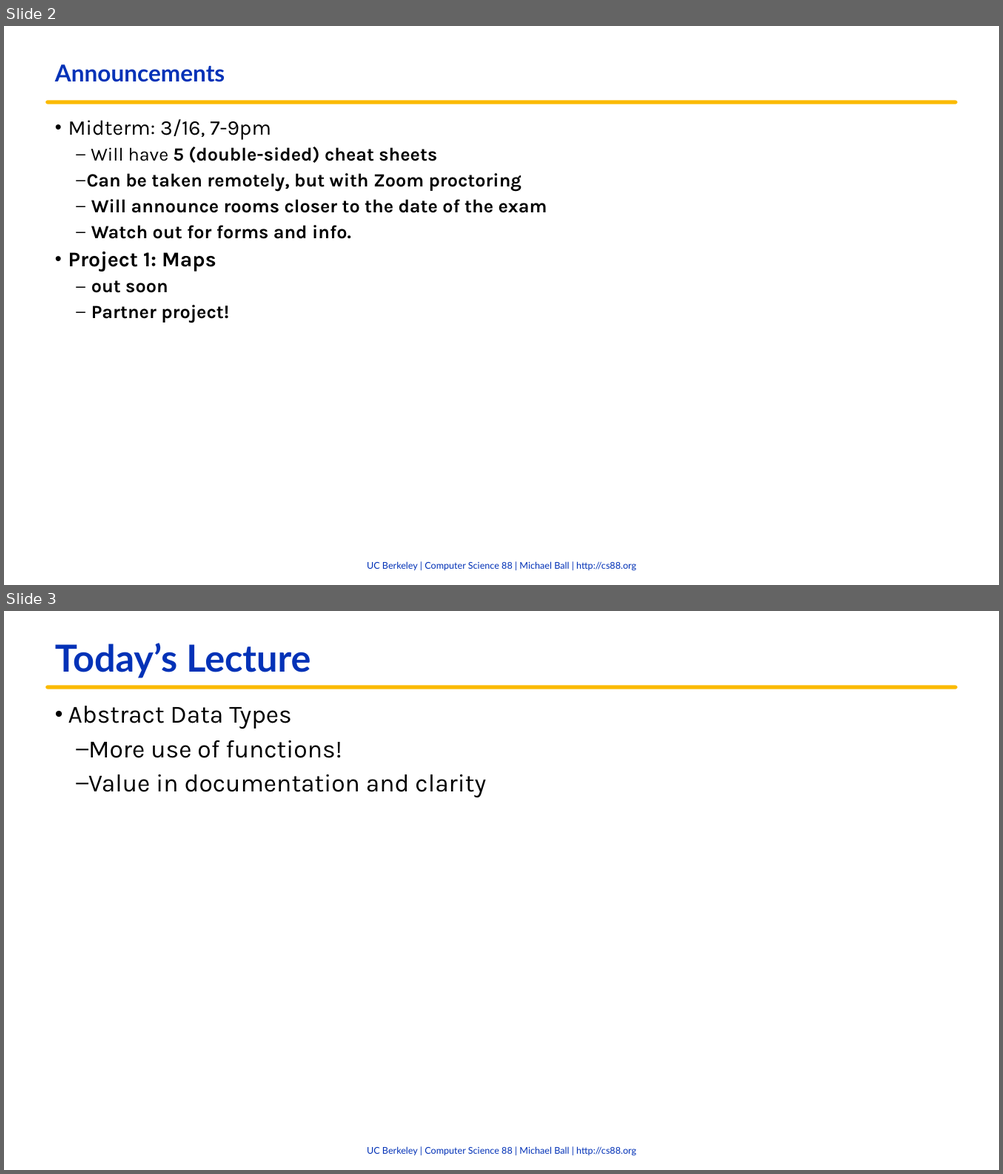
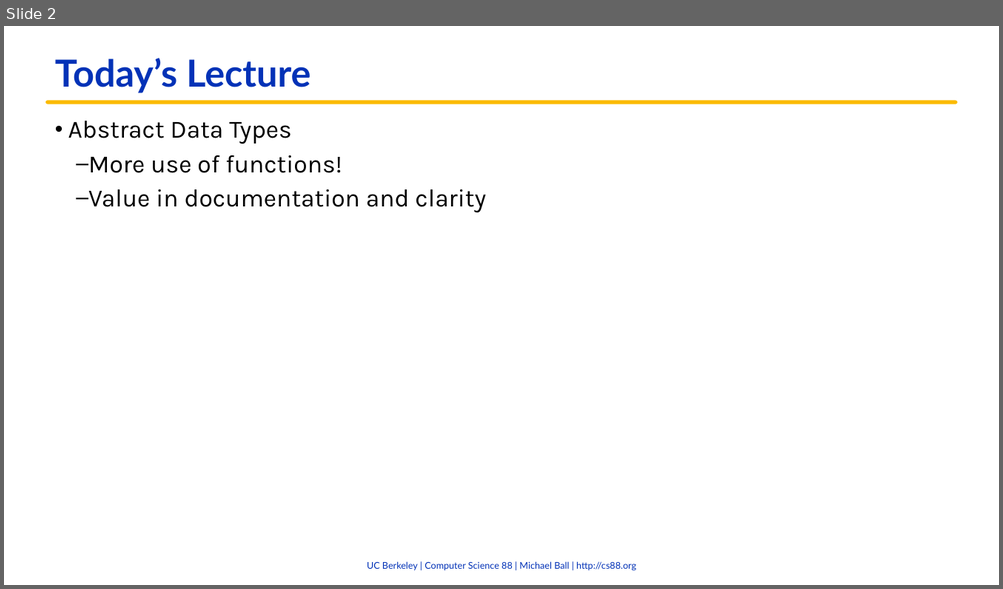
Before and after one commit to cs88-website/fa22, a slide deck: assets/slides/fa22/09-ADTs.pptx. Shown one above the other, each under a label of ours: slides 2 and 3 before the commit, slide 2 after it. The pictures are 1003x1174 and 1003x589 pixels, drawn with LibreOffice and Linux fonts; fonts in the diff are those of the drawing; background and template pictures are left out. Boxes give left, top, right and bottom in pixels: in the first picture for what was removed or moved away, otherwise in the second. Text is boxed around its words. In the diff, an @@ line names an element or a change of style, - is before the commit and + after.

```diff
--- a/assets/slides/fa22/09-ADTs.pptx
+++ b/assets/slides/fa22/09-ADTs.pptx
@@ slide 2 removed at [4,26,999,585], background #FFFFFF; not listed: 2 template elements that a slide beside it also shows @@
@@ title removed at [55,64,225,82] @@
-Announcements
@@ text removed at [68,119,547,323] @@
-• Midterm: 3/16, 7-9pm
-  – Will have 5 (double-sided) cheat sheets
-  – Can be taken remotely, but with Zoom proctoring
-  – Will announce rooms closer to the date of the exam
-  – Watch out for forms and info.
-• Project 1: Maps
-  – out soon
-  – Partner project!
@@ what was slide 3 is now slide 2 @@
```
Also in this commit, not shown: 10 slides changed, 6 slides added, 6 other files.
